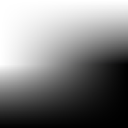
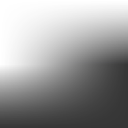
Revision of a layered 128×128 image; what changed, layer by layer:
pixels changed over [0, 6, 128, 128] (layer not identified)
